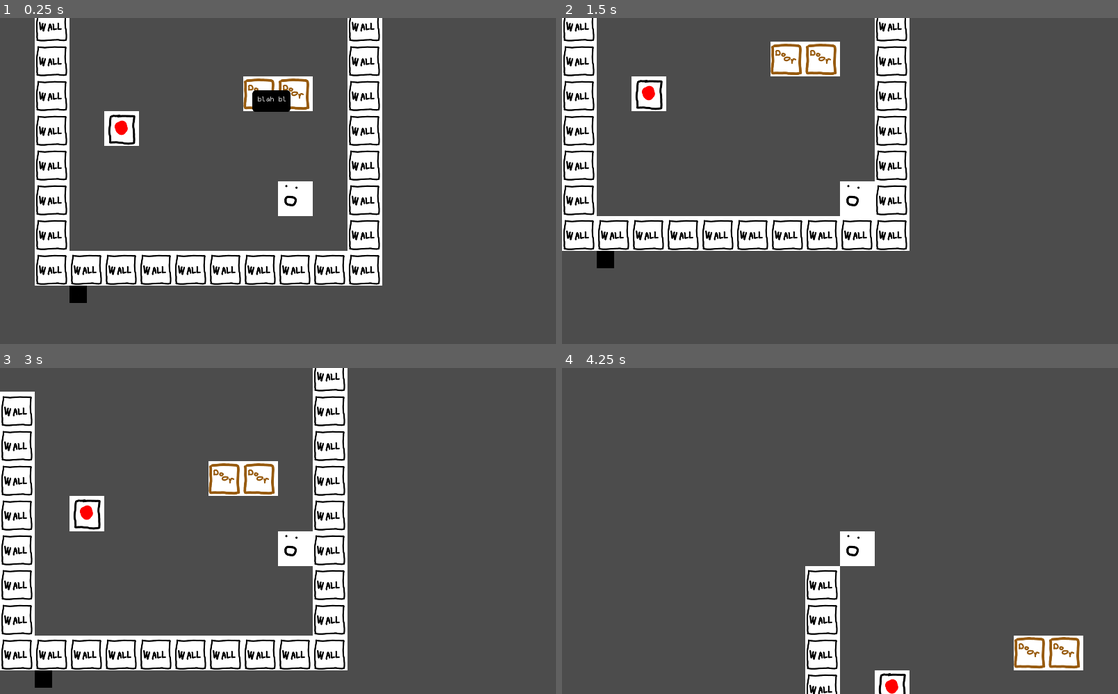
Above: before the commit, frames 1-4 (two rows, left to right).
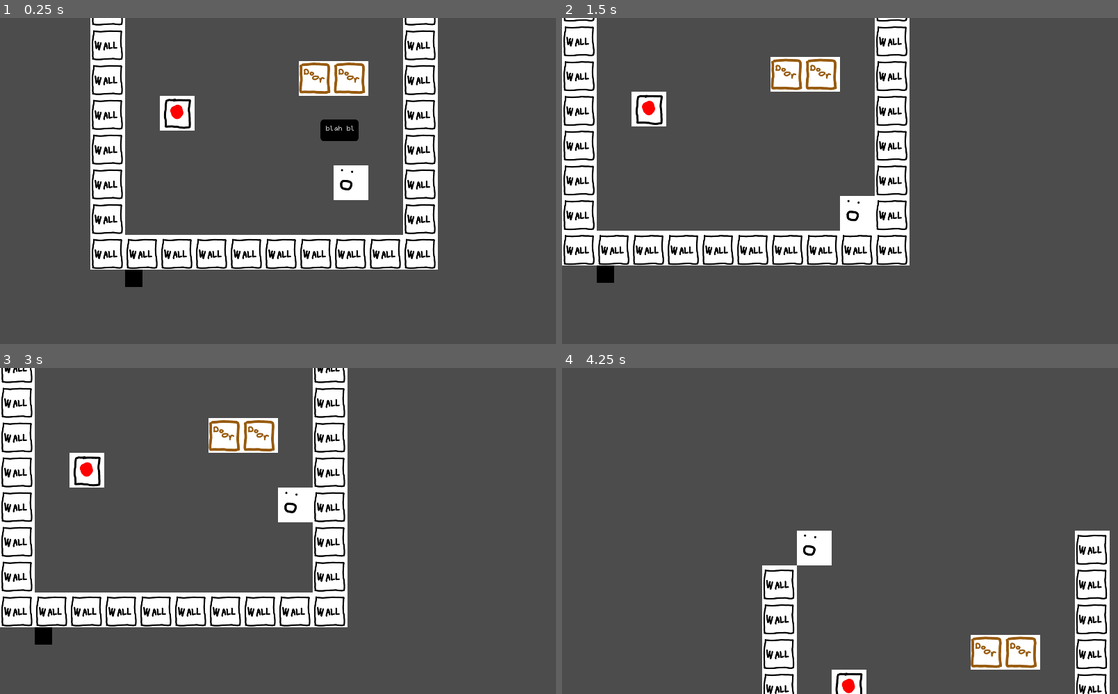
Above: after the commit, the same moments.

Repository: johnfn/LD50
Game: Godot game, scene res://MainScene.tscn
Two runs of this game, one before a commit and one after it. Both use one fixed random seed, a clock stepped at 60 frames per second and the inputs below.
Inputs:
- Up to frame 1 (0.25 s): no input
- Up to frame 2 (1.5 s): hold Right (ui_right) 0.53-1.28 s; tap X (advance_dialog) at 0.6, 1.35 s; hold Down (ui_down) from 1.28 s (still down)
- Up to frame 3 (3 s): release Down (ui_down) at 2.03 s; hold Right (ui_right) 2.03-2.78 s; tap X (advance_dialog) at 2.1, 2.85 s; tap Enter at 2.75 s; hold Up (ui_up) from 2.78 s (still down)
- Up to frame 4 (4.25 s): release Up (ui_up) at 3.53 s; hold Left (ui_left) from 3.53 s (still down); tap X (advance_dialog) at 3.6 s

The runs differ from the first frame. In frame 1, 28% of the frame differs, in the area x 6-79%, y 0-88%; in frame 2, 12%; in frame 3, 22%; in frame 4, 12%.

Commit message:
scenify dialog

Diff:
--- /dev/null
+++ b/Dialog.tscn
@@ -0,0 +1,37 @@
+[gd_scene load_steps=5 format=2]
+
+[ext_resource path="res://assets/RoundedRect.png" type="Texture" id=1]
+[ext_resource path="res://assets/FreePixel.ttf" type="DynamicFontData" id=2]
+[ext_resource path="res://scripts/dialog.gd" type="Script" id=3]
+
+[sub_resource type="DynamicFont" id=1]
+use_mipmaps = true
+font_data = ExtResource( 2 )
+
+[node name="Dialog" type="Node2D"]
+
+[node name="DialogUpscaler" type="Node2D" parent="."]
+scale = Vector2( 2, 2 )
+
+[node name="Rect" type="NinePatchRect" parent="DialogUpscaler"]
+margin_left = -23.5
+margin_top = -83.5
+margin_right = 360.5
+margin_bottom = 44.5
+rect_pivot_offset = Vector2( 512, 384 )
+texture = ExtResource( 1 )
+region_rect = Rect2( 0, 0, 128, 128 )
+patch_margin_left = 20
+patch_margin_top = 20
+patch_margin_right = 20
+patch_margin_bottom = 20
+script = ExtResource( 3 )
+
+[node name="Label" type="RichTextLabel" parent="DialogUpscaler/Rect"]
+margin_left = 8.0
+margin_top = 8.0
+margin_right = 384.0
+margin_bottom = 128.0
+custom_fonts/normal_font = SubResource( 1 )
+text = "adfasdf asdf asdf sa asdf asdf asdf asdf asdf asdf asdf asdf asdf dsa fsda fsad fdf "
+scroll_active = false
--- a/MainScene.tscn
+++ b/MainScene.tscn
@@ -9,13 +9,7 @@
 [ext_resource path="res://Door.tscn" type="PackedScene" id=7]
 [ext_resource path="res://SwitchAndDoor.tscn" type="PackedScene" id=8]
 [ext_resource path="res://DialogTrigger.tscn" type="PackedScene" id=9]
-[ext_resource path="res://assets/RoundedRect.png" type="Texture" id=10]
-[ext_resource path="res://scripts/dialog.gd" type="Script" id=11]
-[ext_resource path="res://assets/FreePixel.ttf" type="DynamicFontData" id=12]
-
-[sub_resource type="DynamicFont" id=1]
-use_mipmaps = true
-font_data = ExtResource( 12 )
+[ext_resource path="res://Dialog.tscn" type="PackedScene" id=10]
 
 [node name="Root" type="Node2D"]
 
@@ -128,34 +122,11 @@
 [node name="Player" parent="." instance=ExtResource( 1 )]
 position = Vector2( 431, -473 )
 
-[node name="Node2D" type="Node2D" parent="Player"]
-scale = Vector2( 2, 2 )
-
-[node name="Rect" type="NinePatchRect" parent="Player/Node2D"]
-margin_left = -47.0
-margin_top = -167.0
-margin_right = 337.0
-margin_bottom = -39.0
-rect_pivot_offset = Vector2( 512, 384 )
-texture = ExtResource( 10 )
-region_rect = Rect2( 0, 0, 128, 128 )
-patch_margin_left = 20
-patch_margin_top = 20
-patch_margin_right = 20
-patch_margin_bottom = 20
-script = ExtResource( 11 )
-
-[node name="Label" type="RichTextLabel" parent="Player/Node2D/Rect"]
-margin_left = 8.0
-margin_top = 8.0
-margin_right = 384.0
-margin_bottom = 128.0
-custom_fonts/normal_font = SubResource( 1 )
-text = "adfasdf asdf asdf sa asdf asdf asdf asdf asdf asdf asdf asdf asdf dsa fsda fsad fdf "
-scroll_active = false
+[node name="Dialog" parent="Player" instance=ExtResource( 10 )]
 
 [node name="Camera" type="Camera2D" parent="."]
 current = true
 zoom = Vector2( 2, 2 )
-smoothing_speed = 4.0
+smoothing_enabled = true
+smoothing_speed = 6.0
 script = ExtResource( 3 )
Not shown: 1 places in MainScene.tscn that only renumber resources
Not shown, added: audio/sfx/mandatory scream (chipmunk).mp3.import
Not shown, added: audio/sfx/mandatory scream (whale).mp3.import
Not shown, added: audio/sfx/mandatory scream.mp3.import
Not shown, added: audio/sfx/step1.mp3.import
Not shown, added: audio/sfx/step2.mp3.import
Not shown, added: audio/sfx/step3.mp3.import
Not shown, added: audio/sfx/tick1.mp3.import
Not shown, added: audio/sfx/tick2.mp3.import
Not shown, added: audio/sfx/tick3.mp3.import
